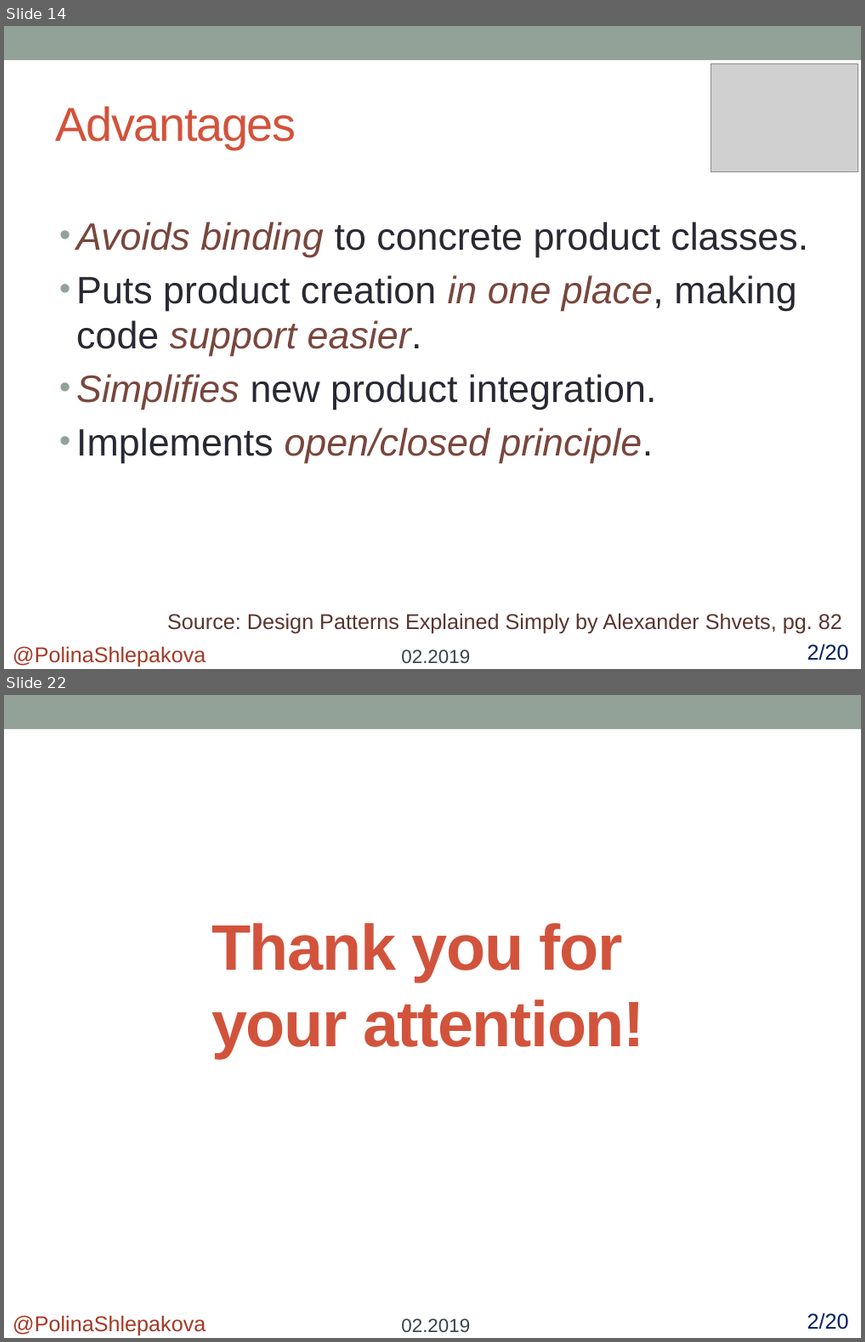
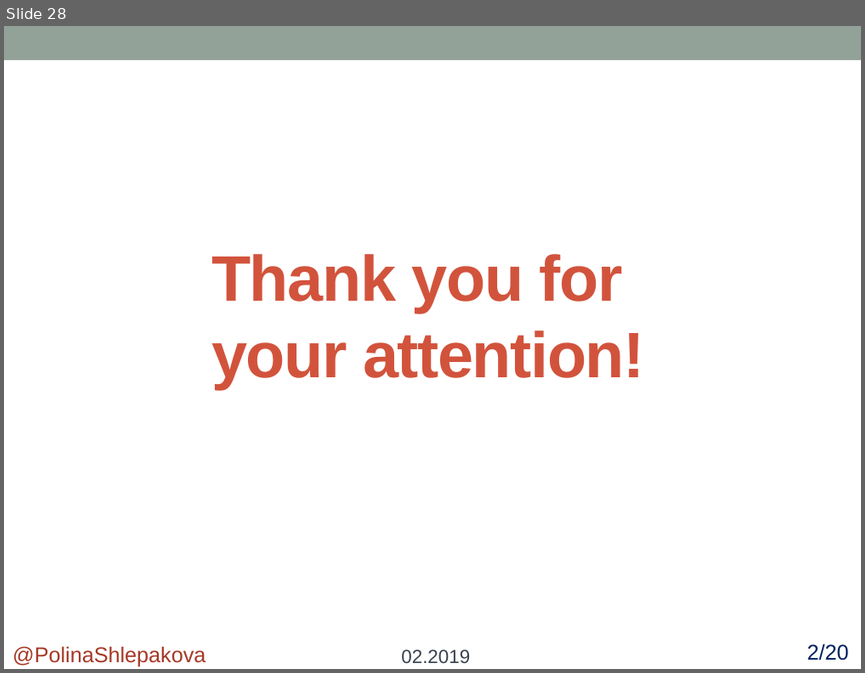
Before and after one commit to polykross/FactoryMethod-Facade, a slide deck: Facade/Presentation/Facade.pptx. Shown one above the other, each under a label of ours: slides 14 and 22 before the commit, slide 28 after it; the slides between them are not shown. The pictures are 865x1342 and 865x673 pixels, drawn with LibreOffice and Linux fonts; fonts in the diff are those of the drawing; grey boxes stand for pictures. Boxes give left, top, right and bottom in pixels: in the first picture for what was removed or moved away, otherwise in the second. Text is boxed around its words. In the diff, an @@ line names an element or a change of style, - is before the commit and + after.

Commit message:
Create the 2nd part of Facade presentation
- applicability
- advantages and disadvanrages
- related patterns
- resources

---
Test:
open Facade/Presentation/Facade.pptx

```diff
--- a/Facade/Presentation/Facade.pptx
+++ b/Facade/Presentation/Facade.pptx
@@ slide 14 removed at box(4, 26, 861, 669), background #FFFFFF; not listed: 1 template element that a slide beside it also shows @@
@@ picture removed at box(711, 63, 858, 171) @@
@@ title removed at box(55, 106, 296, 149) @@
-Advantages
@@ text removed at box(76, 222, 808, 463) @@
-• Avoids binding to concrete product classes.
-• Puts product creation in one place, making code support easier.
-• Simplifies new product integration.
-• Implements open/closed principle.
@@ text removed at box(167, 612, 842, 634) @@
-Source: Design Patterns Explained Simply by Alexander Shvets, pg. 82
@@ text removed at box(12, 646, 205, 667) @@
-@PolinaShlepakova
@@ text removed at box(401, 649, 470, 663) @@
-02.2019
@@ text removed at box(807, 643, 849, 660) @@
-2/20
@@ what was slide 22 is now slide 28 @@
```
Also in this commit, not shown: 3 slides changed, 17 slides added, 10 other slides removed.
